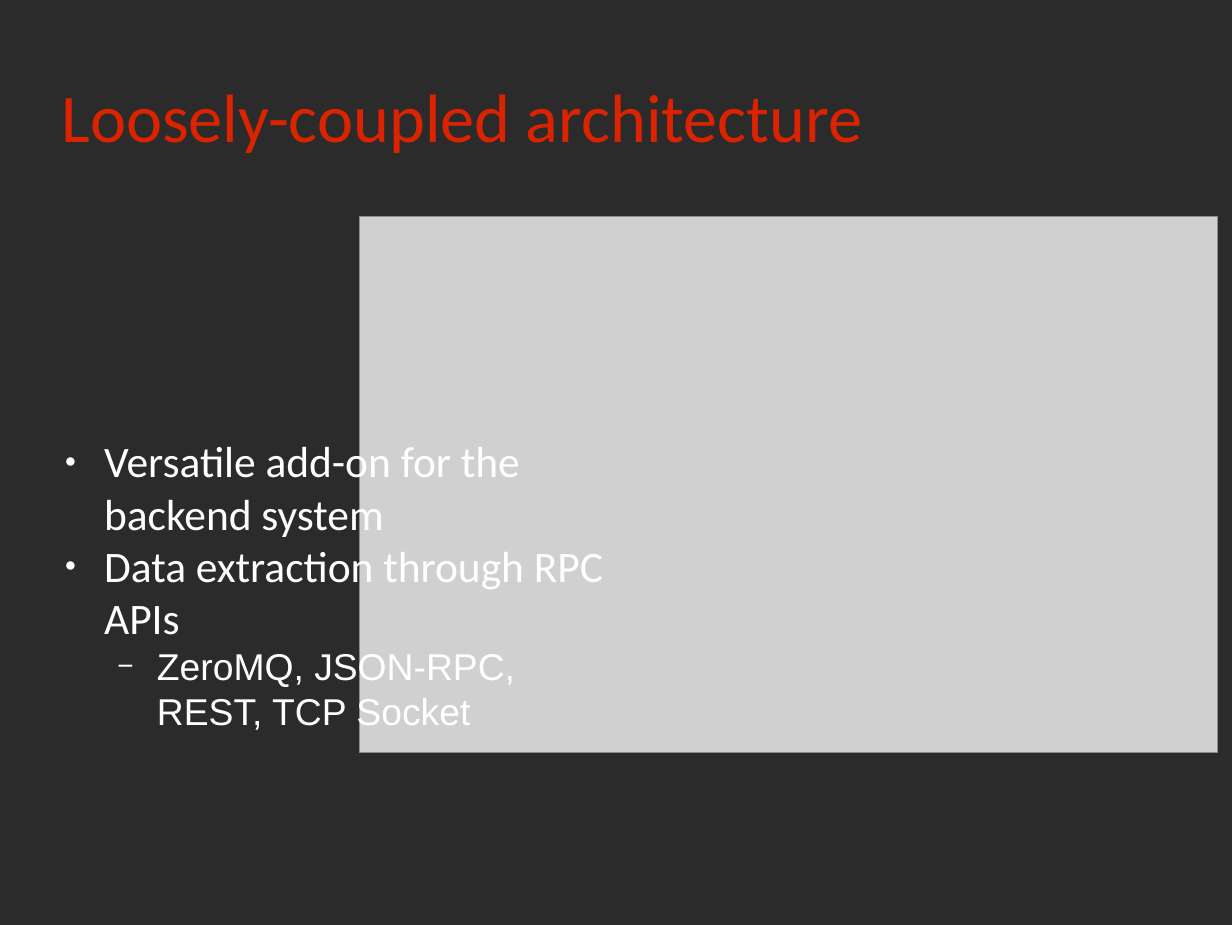
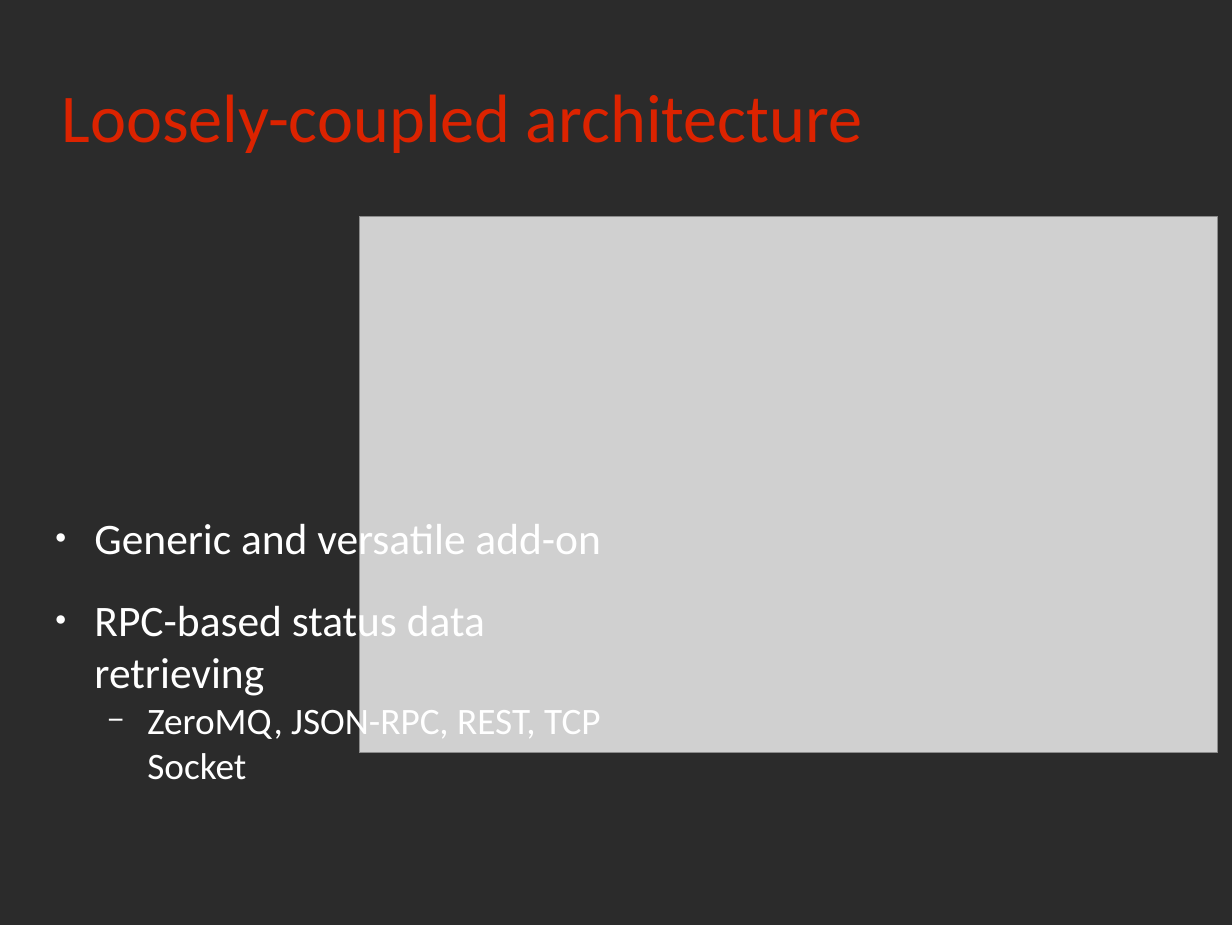
Before and after one commit to rchakode/realopinsight, a slide deck: slide 22 of doc/talks/rmll-2013.odp (slide 19 before the commit). Drawn at 1232x925 pixels with LibreOffice and Linux fonts; fonts in the diff are those of the drawing; grey boxes stand for pictures; background and template pictures are left out; a plain dark background stands for a picture behind light text. Boxes give left, top, right and bottom in pixels: in the first picture for what was removed or moved away, otherwise in the second. Text is boxed around its words. In the diff, an @@ line names an element or a change of style, - is before the commit and + after.

```diff
--- a/doc/talks/rmll-2013.odp
+++ b/doc/talks/rmll-2013.odp
@@ text "Generic and versatile add-on": place and size @@
-text "Generic and versatile add-on" at [104, 441, 603, 733]
+text "Generic and versatile add-on" at [94, 518, 601, 780]
@@ text at [94, 518, 600, 696]: text changed @@
-● Versatile add-on for the backend system
-● Data extraction through RPC APIs
+● Generic and versatile add-on
+● RPC-based status data retrieving
@@ text at [147, 703, 601, 780]: font Arial to Calibri in "ZeroMQ, JSON-RPC, REST, TCP Socket" @@
```
Also in this commit, not shown: 16 other slides changed, 5 slides added, 2 slides removed.
